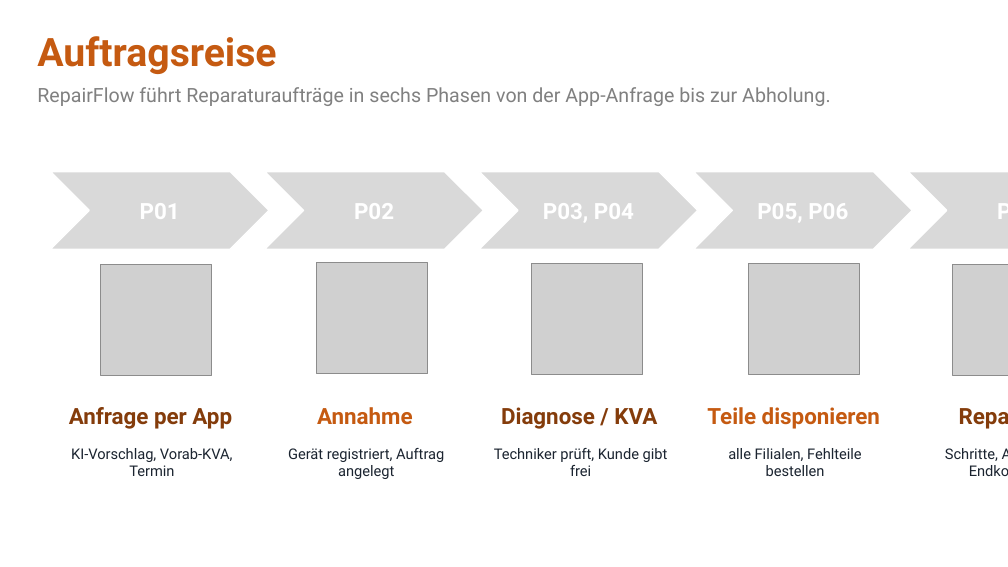
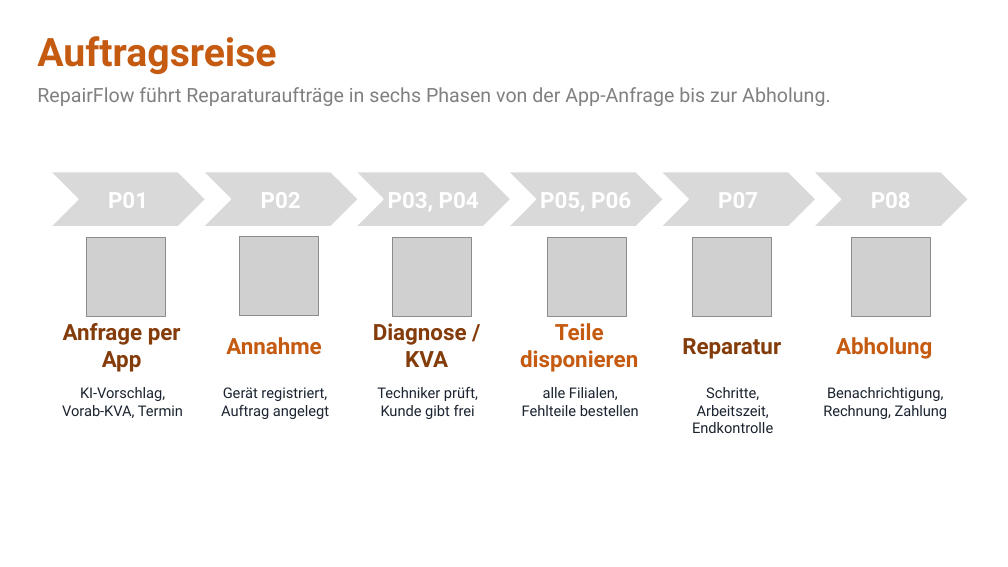
Before and after one commit to jakobschwan123-cmd/casestudy-semester-3, a slide deck: slide 6 of 4_praesentation/Abschlusspraesentation.pptx. Drawn at 1008x567 pixels with LibreOffice and Linux fonts; fonts in the diff are those of the drawing; grey boxes stand for pictures; background and template pictures are left out. Boxes give left, top, right and bottom in pixels: in the first picture for what was removed or moved away, otherwise in the second. Text is boxed around its words. In the diff, an @@ line names an element or a change of style, - is before the commit and + after.

```diff
--- a/4_praesentation/Abschlusspraesentation.pptx
+++ b/4_praesentation/Abschlusspraesentation.pptx
@@ chevron: place and size @@
-chevron at <box>50,171,269,249</box>
+chevron at <box>50,171,206,227</box>
@@ text "P01": place and size @@
-text "P01" at <box>140,196,180,225</box>
+text "P01" at <box>108,185,148,214</box>
@@ chevron: place and size @@
-chevron at <box>265,171,484,249</box>
+chevron at <box>203,171,358,227</box>
@@ text "P02": place and size @@
-text "P02" at <box>354,196,394,225</box>
+text "P02" at <box>261,185,301,214</box>
@@ chevron: place and size @@
-chevron at <box>479,171,698,249</box>
+chevron at <box>356,171,511,227</box>
@@ text "P03, P04": place and size @@
-text "P03, P04" at <box>543,196,634,225</box>
+text "P03, P04" at <box>388,185,479,214</box>
@@ chevron: place and size @@
-chevron at <box>694,171,912,249</box>
+chevron at <box>508,171,663,227</box>
@@ text "P05, P06": place and size @@
-text "P05, P06" at <box>757,196,848,225</box>
+text "P05, P06" at <box>540,185,631,214</box>
@@ chevron: place and size @@
-chevron at <box>908,171,1008,249</box>
+chevron at <box>660,171,815,227</box>
@@ text "P07" rewrapped from <box>936,171,1008,249</box> to <box>718,185,758,214</box> @@
@@ picture: place and size @@
-picture at <box>101,264,212,375</box>
+picture at <box>87,238,165,317</box>
@@ group added at <box>240,171,969,419</box>: 5 pictures, 3 texts, 1 chevron @@
+P08
+Abholung
+Benachrichtigung, Rechnung, Zahlung
@@ group removed at <box>317,263,1008,375</box>: 4 pictures @@
@@ text "Anfrage per App" rewrapped from <box>69,407,232,429</box> to <box>63,323,181,372</box> @@
@@ text "Annahme": place and size @@
-text "Annahme" at <box>317,407,412,425</box>
+text "Annahme" at <box>226,337,321,355</box>
@@ text "Diagnose / KVA" rewrapped from <box>501,407,657,429</box> to <box>373,323,467,367</box> @@
@@ text "Teile disponieren" rewrapped from <box>707,407,880,429</box> to <box>520,323,638,372</box> @@
@@ text "Reparatur" rewrapped from <box>915,387,1008,444</box> to <box>682,338,781,359</box> @@
@@ text "KI-Vorschlag, Vorab-KVA, Termin" rewrapped from <box>71,448,232,476</box> to <box>62,387,183,418</box> @@
@@ text "Gerät registriert, Auftrag angelegt" rewrapped from <box>288,448,444,479</box> to <box>221,387,329,419</box> @@
@@ text "Techniker prüft, Kunde gibt frei" rewrapped from <box>494,448,668,476</box> to <box>377,387,478,419</box> @@
@@ text "alle Filialen, Fehlteile bestellen" rewrapped from <box>728,448,862,476</box> to <box>522,387,639,416</box> @@
@@ text "Schritte, Arbeitszeit, Endkontrolle" rewrapped from <box>945,448,998,461</box> to <box>692,387,773,433</box> @@
```
Also in this commit, not shown: 8 other slides changed, 2 slides added, 1 slide removed.
